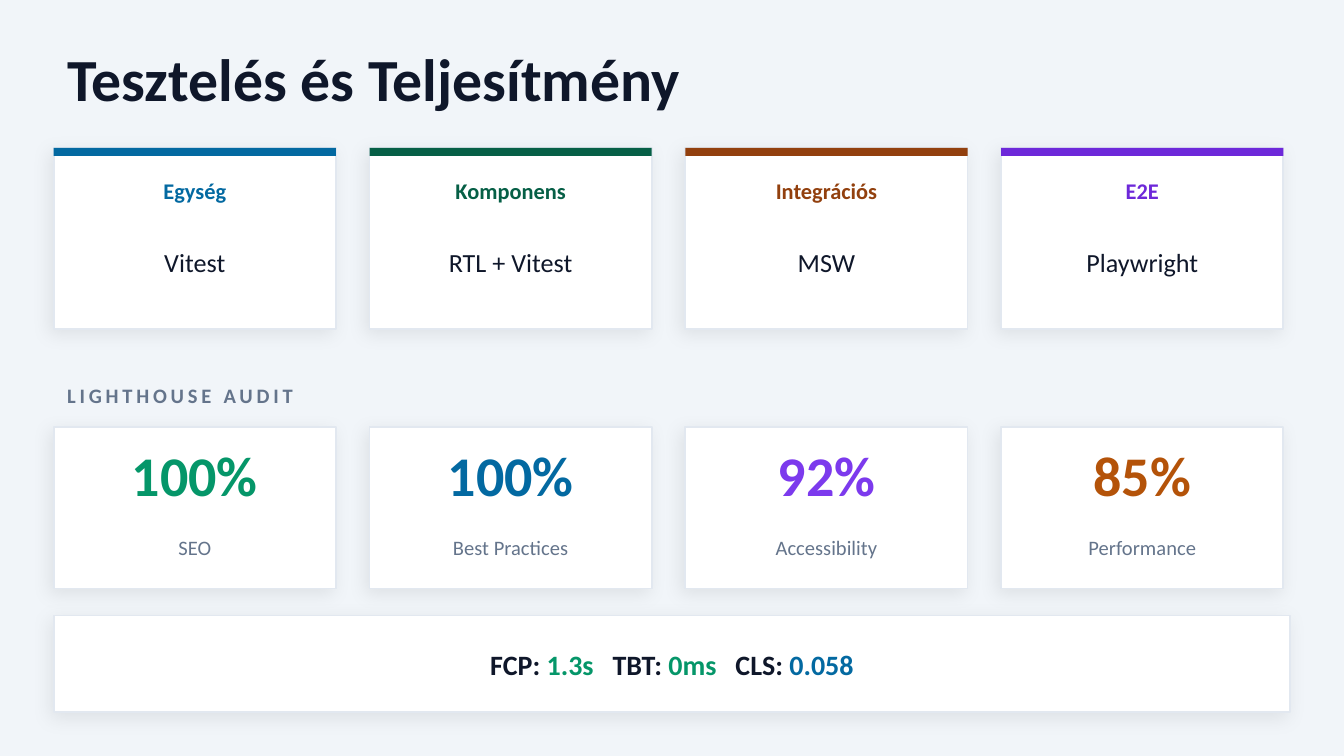
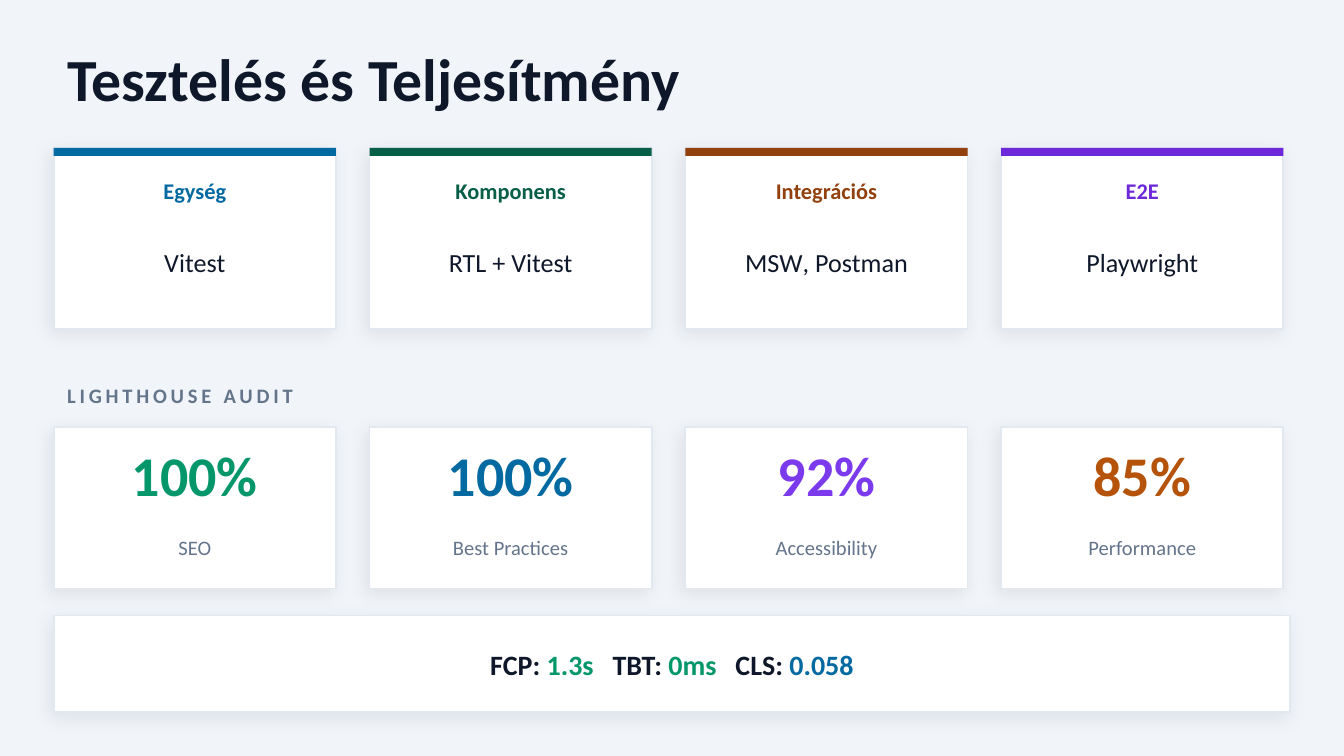
Before and after one commit to DomonkosTech/Orion, a slide deck: slide 16 of docs/Orion_Prezentacio.pptx (slide 13 before the commit). Drawn at 1344x756 pixels with LibreOffice and Linux fonts; fonts in the diff are those of the drawing. Boxes give left, top, right and bottom in pixels: in the first picture for what was removed or moved away, otherwise in the second. Text is boxed around its words. In the diff, an @@ line names an element or a change of style, - is before the commit and + after.

```diff
--- a/docs/Orion_Prezentacio.pptx
+++ b/docs/Orion_Prezentacio.pptx
@@ text at box(745, 255, 908, 275): text changed @@
-MSW
+MSW, Postman
```
Also in this commit, not shown: 11 other slides changed, 5 slides added, 1 other file.
